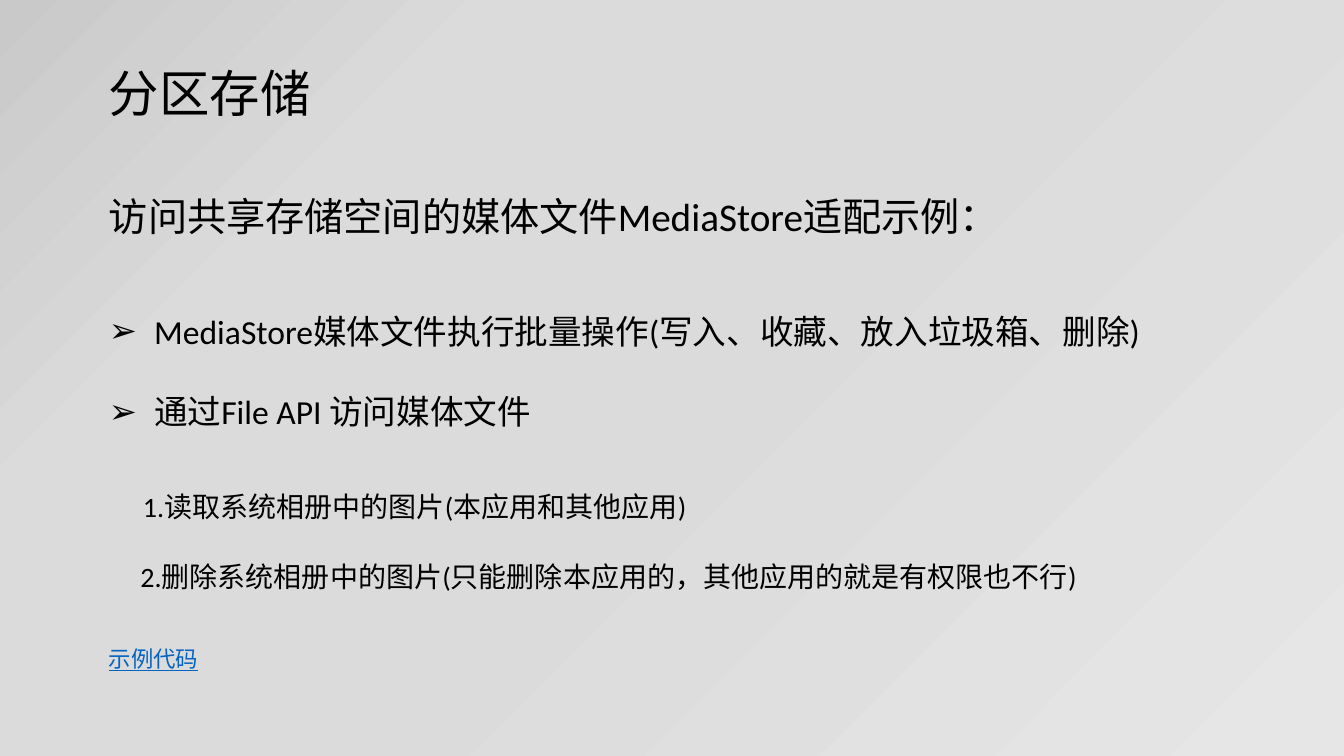
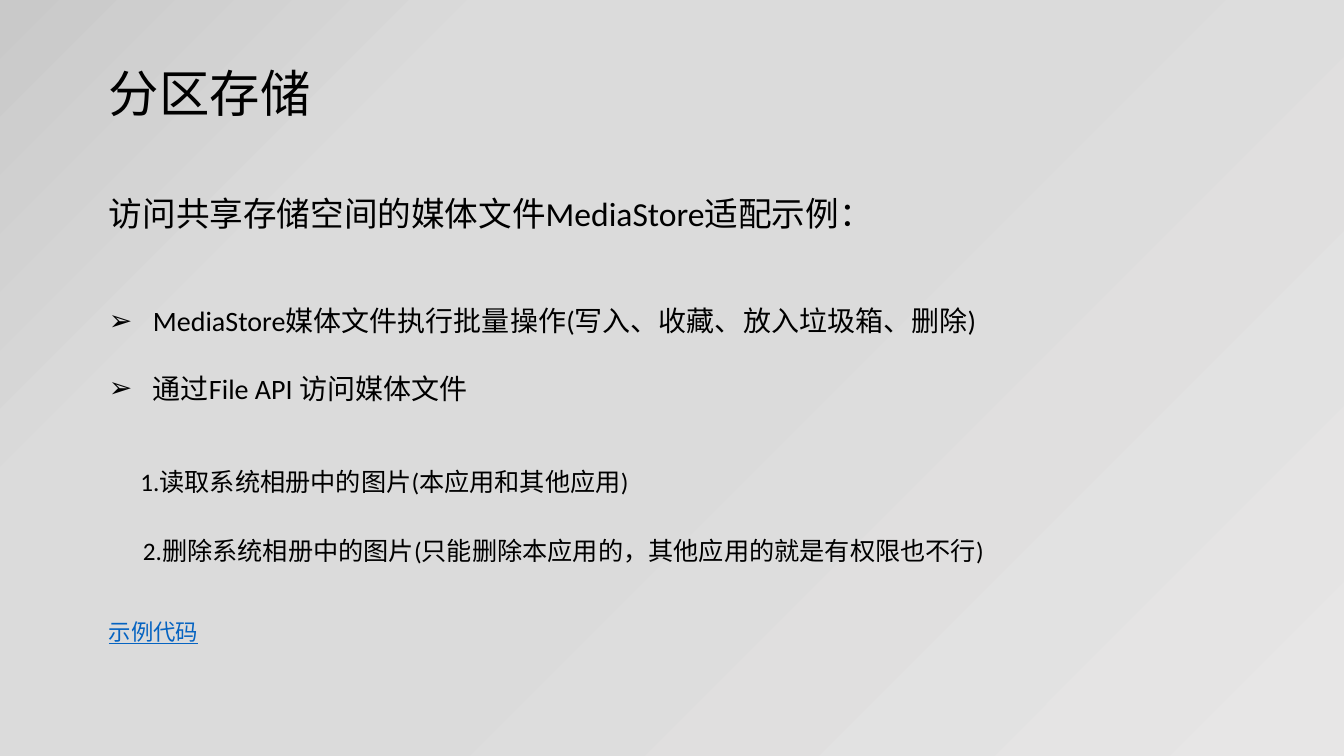
Before and after one commit to jianjunxiao/Adaptation, a slide deck: slide 12 of Android10、11适配.pptx. Drawn at 1344x756 pixels with LibreOffice and Linux fonts; fonts in the diff are those of the drawing. Boxes give left, top, right and bottom in pixels: in the first picture for what was removed or moved away, otherwise in the second. Text is boxed around its words. In the diff, an @@ line names an element or a change of style, - is before the commit and + after.

```diff
--- a/Android10、11适配.pptx
+++ b/Android10、11适配.pptx
@@ text "访问共享存储空间的媒体文件MediaStore适配示例：" at bbox=[109, 197, 873, 229]: size 28 to 24 pt @@
@@ text at bbox=[140, 308, 984, 564]: size 24 to 20 pt in "MediaStore媒体文件执行批量操作(写入、收藏、放入垃圾箱、删除)", "通过File API 访问媒体文件"; size 20 to 18 pt in "1.读取系统相册中的图片(本应用和其他应用)", "2.删除系统相册中的图片(只能删除本应用的，其他应用的就是有权限也不行)" @@
```
Also in this commit, not shown: 8 other slides changed, 3 other files.
